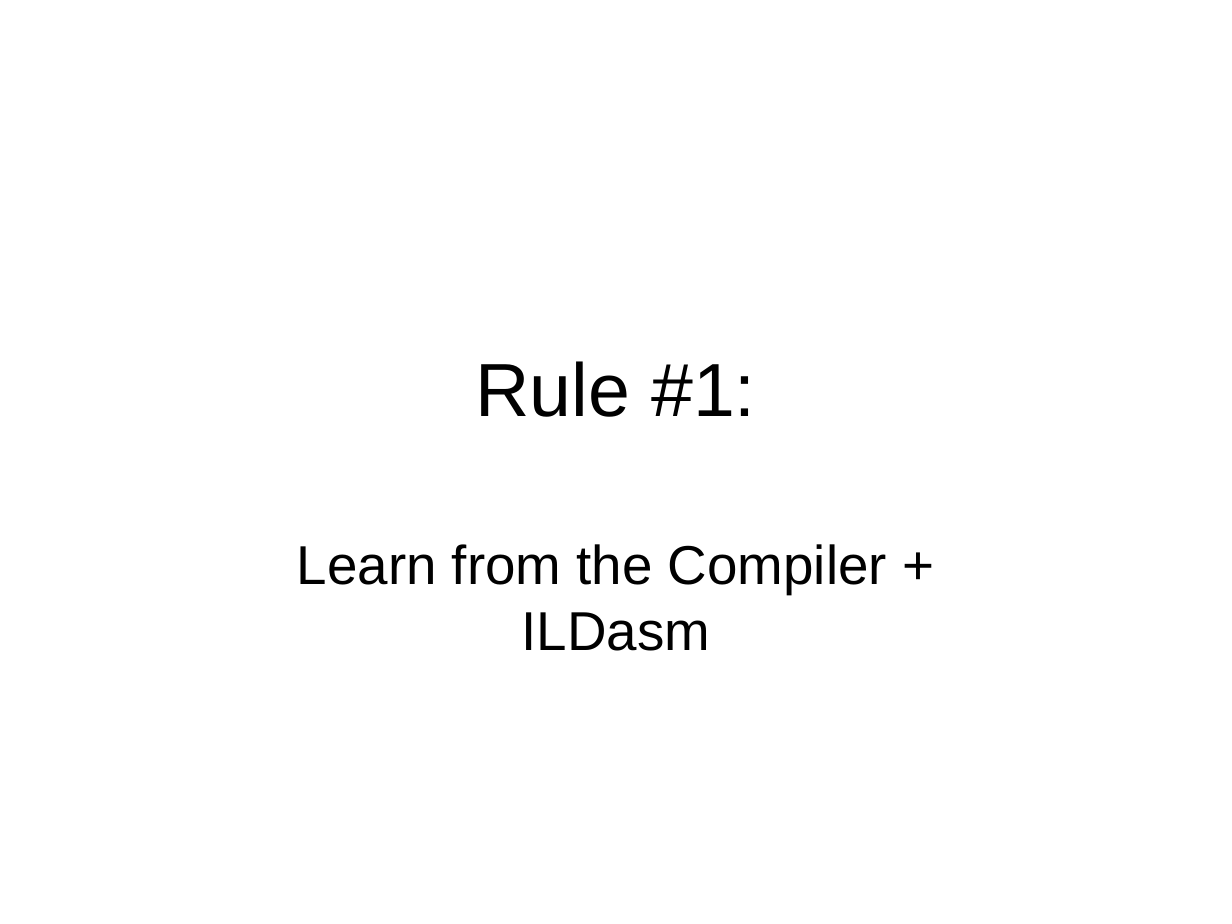
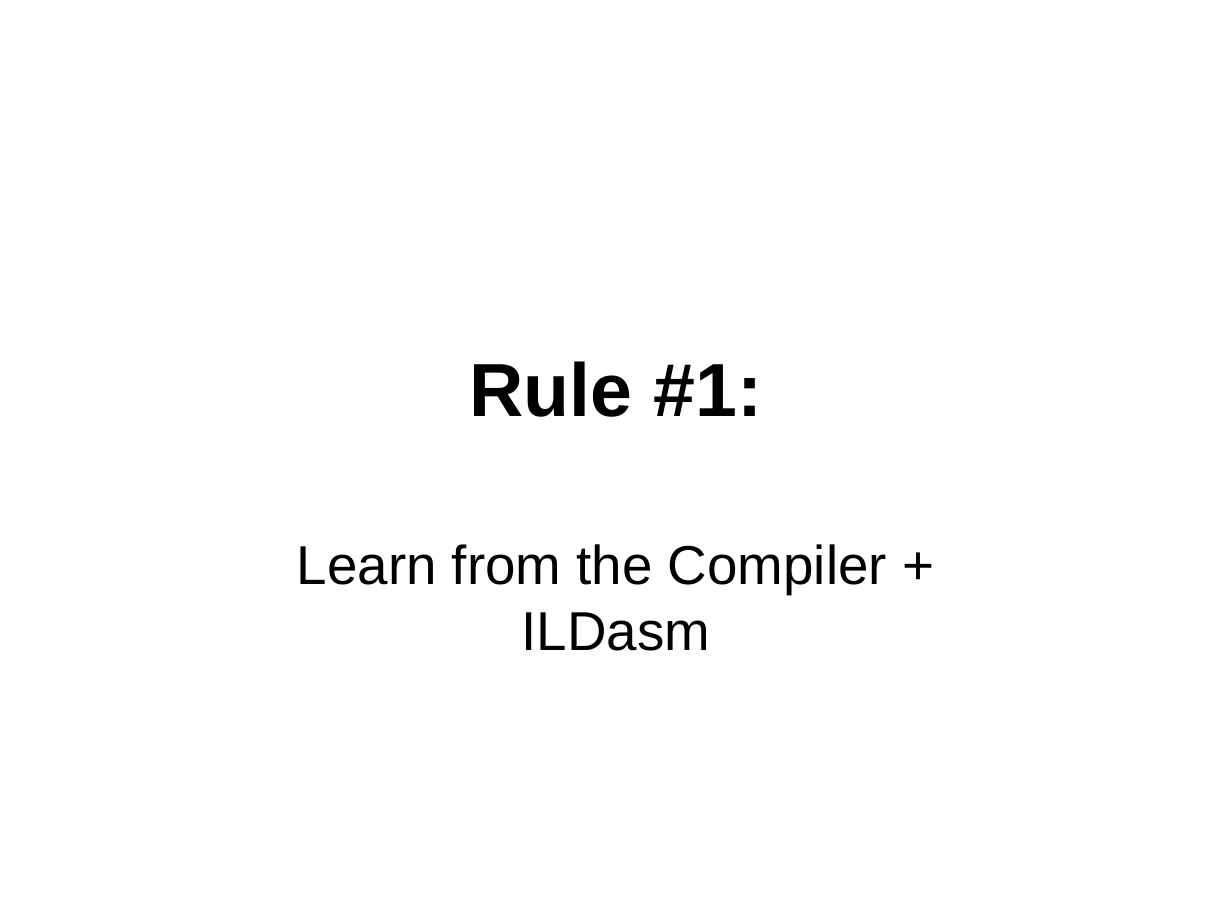
Before and after one commit to philiplaureano/ILRewritingTalk, a slide deck: slide 2 of Ten Simple Rules for Rewriting IL.ppt. Drawn at 1232x924 pixels with LibreOffice and Linux fonts; fonts in the diff are those of the drawing. Boxes give left, top, right and bottom in pixels: in the first picture for what was removed or moved away, otherwise in the second. Text is boxed around its words. In the diff, an @@ line names an element or a change of style, - is before the commit and + after.

```diff
--- a/Ten Simple Rules for Rewriting IL.ppt
+++ b/Ten Simple Rules for Rewriting IL.ppt
@@ title "Rule #1:" at box(469, 361, 762, 417): bold on @@
```
Also in this commit, not shown: 2 other slides changed, 7 slides added.
